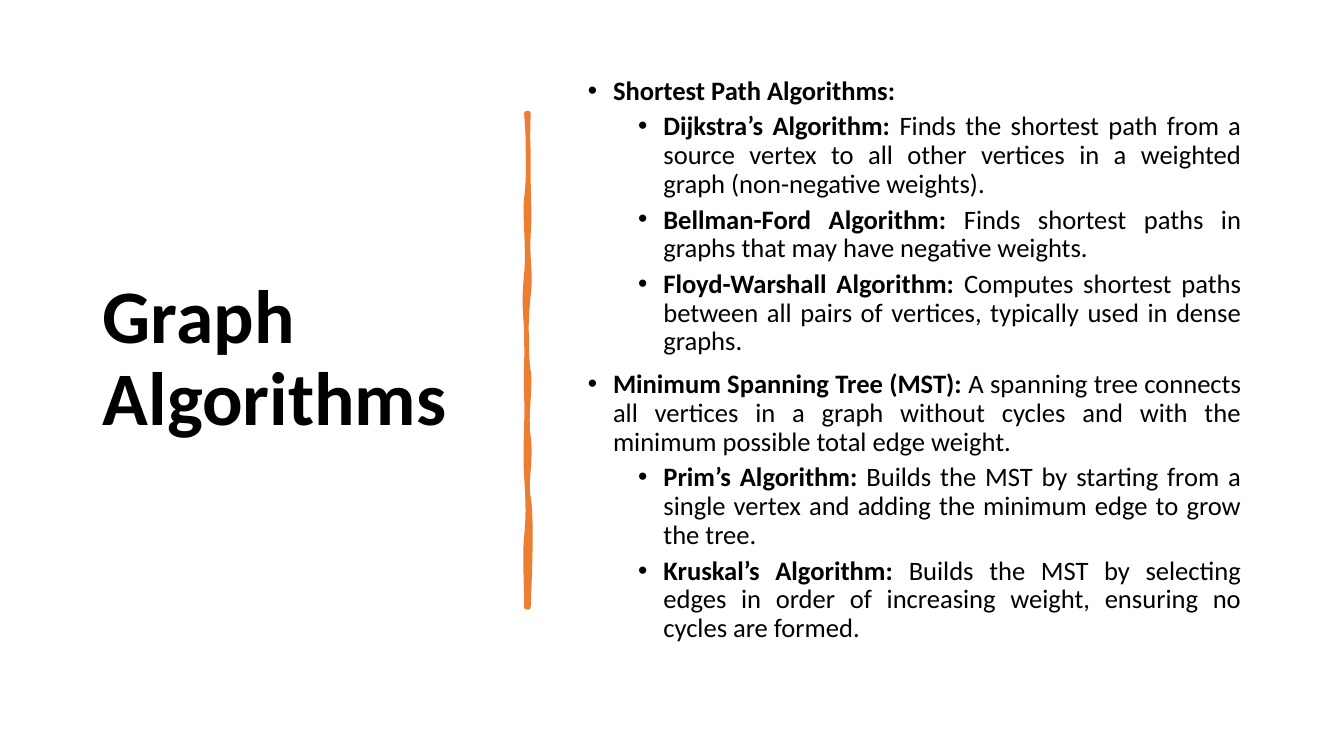
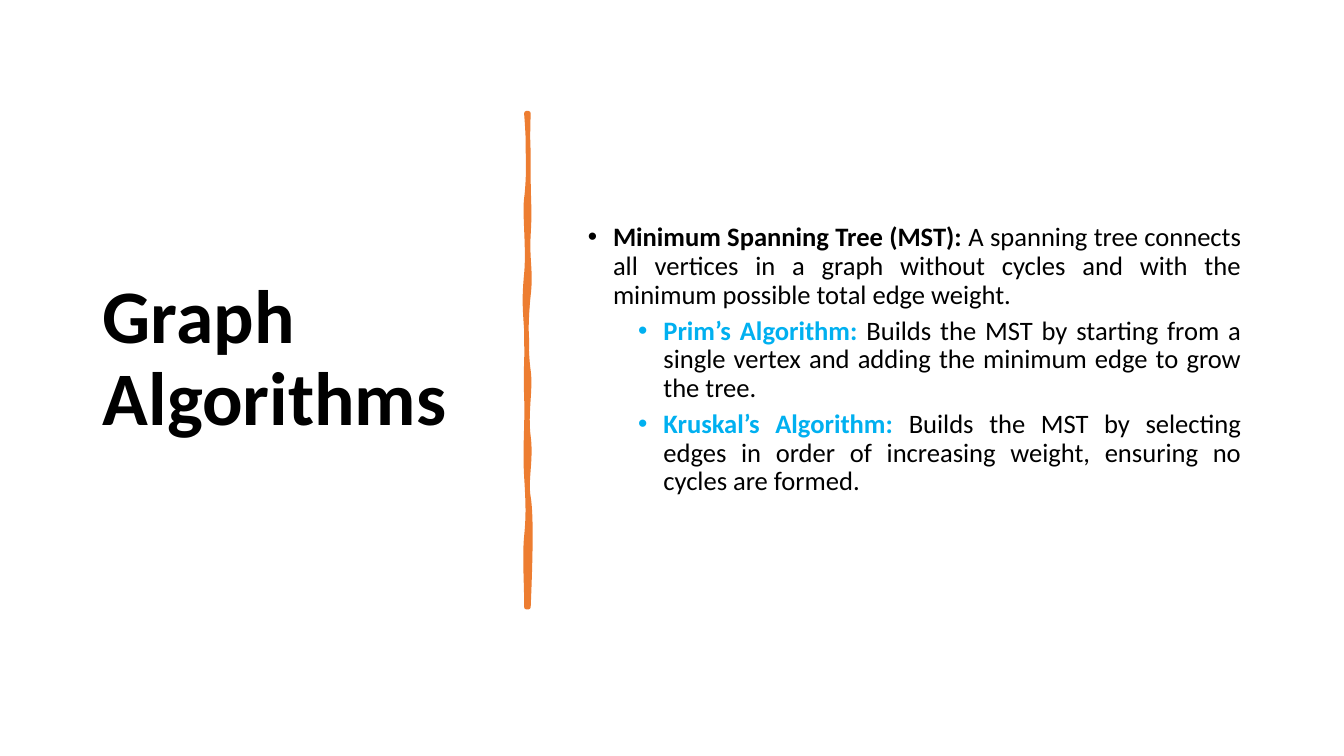
Before and after one commit to alaminbhuyan/DSA-In-Python, a slide deck: slide 14 of Data Structure & Algorithm PDF/Graph Data Structure.pptx (slide 11 before the commit). Drawn at 1344x756 pixels with LibreOffice and Linux fonts; fonts in the diff are those of the drawing. Boxes give left, top, right and bottom in pixels: in the first picture for what was removed or moved away, otherwise in the second. Text is boxed around its words. In the diff, an @@ line names an element or a change of style, - is before the commit and + after.

Commit message:
Update Graph Data Structure PPTX file
Replaces the previous version of 'Graph Data Structure.pptx' with an updated file. Specific content changes are not detailed in the diff.

```diff
--- a/Data Structure & Algorithm PDF/Graph Data Structure.pptx
+++ b/Data Structure & Algorithm PDF/Graph Data Structure.pptx
@@ subtitle at <box>613,81,1241,355</box>: paragraphs removed @@
-• Shortest Path Algorithms:
-  • Dijkstra’s Algorithm: Finds the shortest path from a source vertex to all other vertices in a weighted graph (non-negative weights).
-  • Bellman-Ford Algorithm: Finds shortest paths in graphs that may have negative weights.
-  • Floyd-Warshall Algorithm: Computes shortest paths between all pairs of vertices, typically used in dense graphs.
@@ subtitle at <box>663,321,1241,495</box>: text colour #000000 to #00B0F0 in "Prim’s Algorithm:", "Kruskal’s Algorithm:" @@
```
Also in this commit, not shown: 2 other slides changed, 5 slides added.
